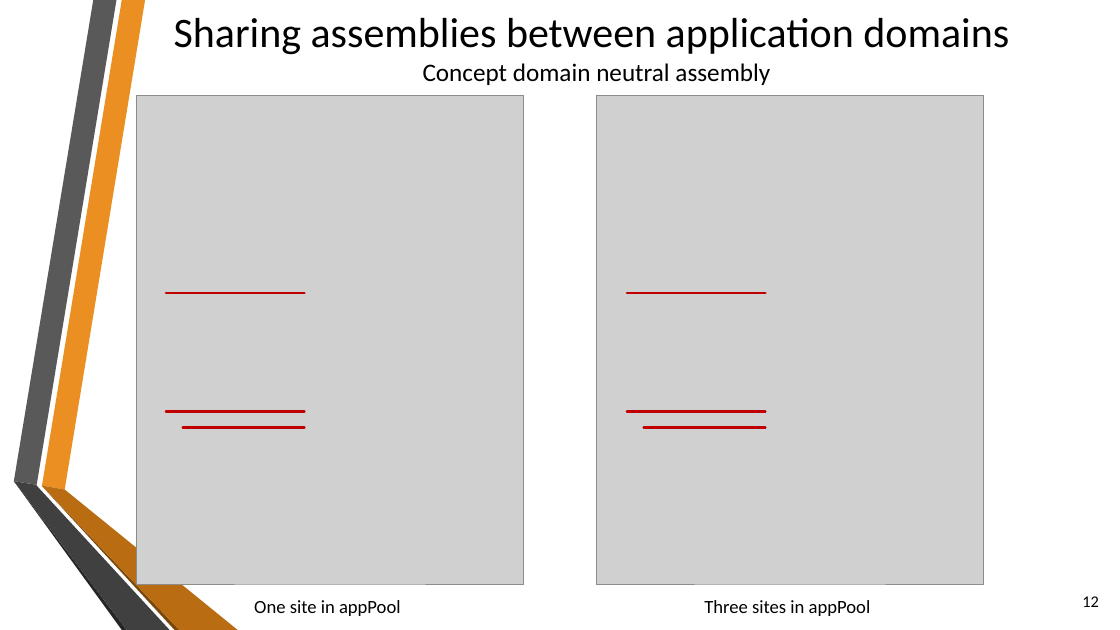
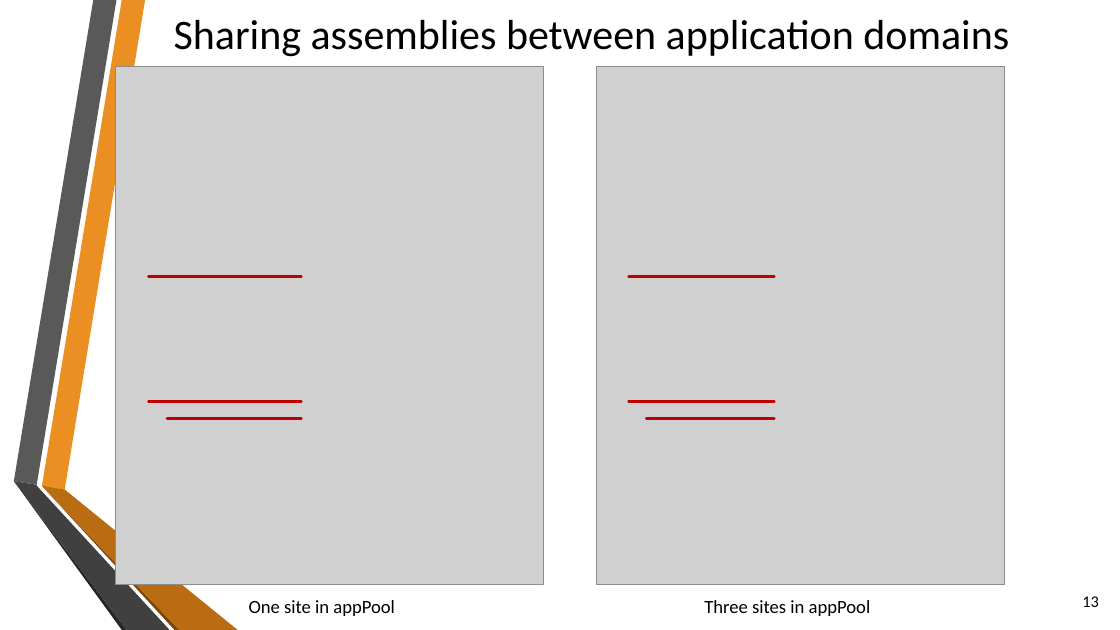
Before and after one commit to sflusov/IISSharingAssemblies, a slide deck: slide 13 of presentation/Sharing common assemblies.pptx (slide 12 before the commit). Drawn at 1120x630 pixels with LibreOffice and Linux fonts; fonts in the diff are those of the drawing; grey boxes stand for pictures; background and template pictures are left out. Boxes give left, top, right and bottom in pixels: in the first picture for what was removed or moved away, otherwise in the second. Text is boxed around its words. In the diff, an @@ line names an element or a change of style, - is before the commit and + after.

```diff
--- a/presentation/Sharing common assemblies.pptx
+++ b/presentation/Sharing common assemblies.pptx
@@ title at [174,20,1009,57]: text changed @@
-Sharing assemblies between application domains
-Concept domain neutral assembly
+Sharing assemblies between application domains
@@ picture: place and size @@
-picture at [136,95,523,584]
+picture at [116,67,544,585]
@@ picture: place and size @@
-picture at [597,95,984,584]
+picture at [597,67,1004,585]
@@ line moved from (166, 293) - (304, 293) to (149, 276) - (302, 276) @@
@@ line moved from (627, 293) - (765, 293) to (628, 276) - (775, 276) @@
@@ line moved from (166, 412) - (304, 412) to (149, 402) - (302, 402) @@
@@ line moved from (182, 428) - (304, 428) to (167, 418) - (302, 418) @@
@@ line moved from (627, 412) - (765, 412) to (628, 402) - (775, 402) @@
@@ line moved from (644, 428) - (765, 428) to (646, 418) - (775, 418) @@
@@ text "One site in appPool": place and size @@
-text "One site in appPool" at [254,600,401,616]
+text "One site in appPool" at [249,600,395,616]
@@ page number at [1082,596,1099,607]: text changed @@
-12
+13
```
Also in this commit, not shown: 14 other slides changed, 3 slides added, 1 slide removed.
